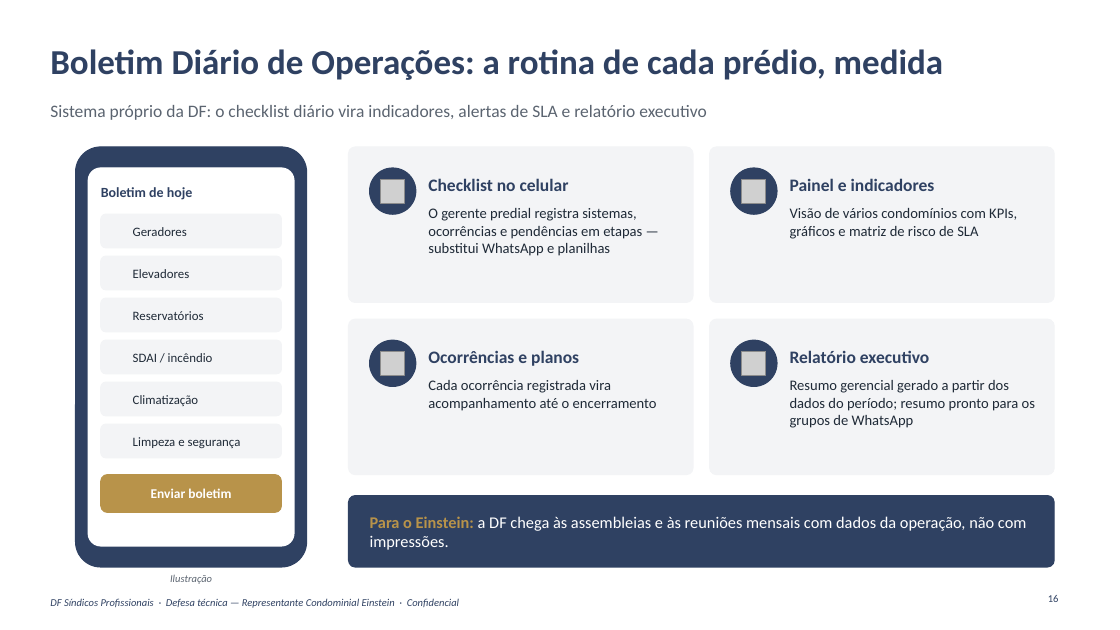
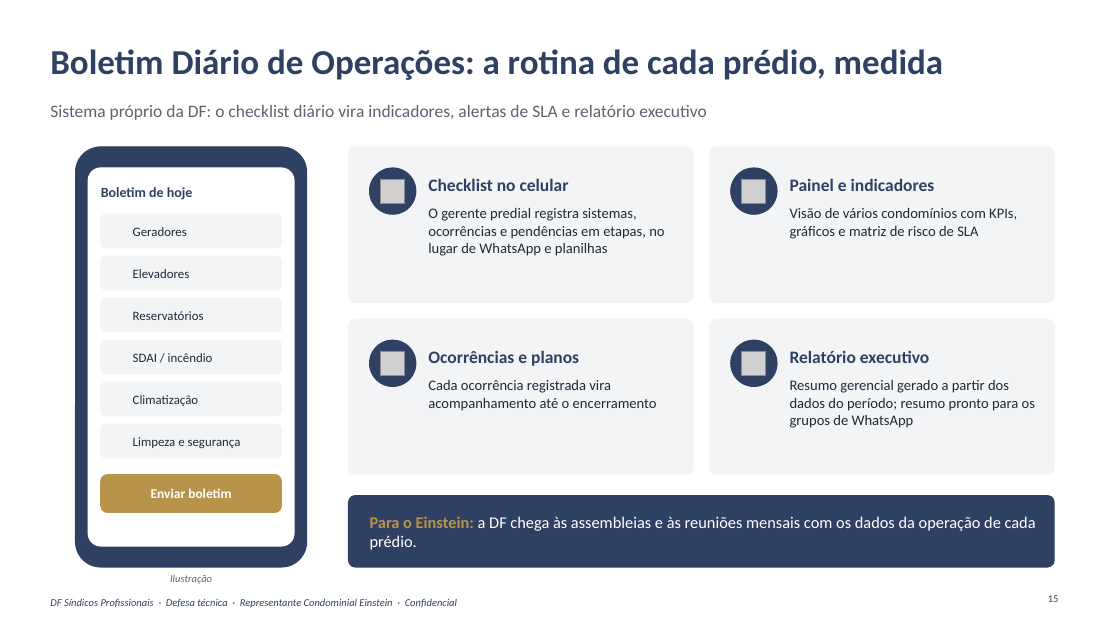
Before and after one commit to caiogavioli/Brainstorm, a slide deck: slide 15 of entregas/apresentacao-13-10/DF_Apresentacao_Einstein_13-10.pptx (slide 16 before the commit). Drawn at 1120x630 pixels with LibreOffice and Linux fonts; fonts in the diff are those of the drawing; grey boxes stand for pictures; background and template pictures are left out. Boxes give left, top, right and bottom in pixels: in the first picture for what was removed or moved away, otherwise in the second. Text is boxed around its words. In the diff, an @@ line names an element or a change of style, - is before the commit and + after.

```diff
--- a/entregas/apresentacao-13-10/DF_Apresentacao_Einstein_13-10.pptx
+++ b/entregas/apresentacao-13-10/DF_Apresentacao_Einstein_13-10.pptx
@@ text at [428, 208, 664, 256]: text changed @@
-O gerente predial registra sistemas, ocorrências e pendências em etapas — substitui WhatsApp e planilhas
+O gerente predial registra sistemas, ocorrências e pendências em etapas, no lugar de WhatsApp e planilhas
@@ text at [370, 516, 1036, 550]: text changed @@
-Para o Einstein: a DF chega às assembleias e às reuniões mensais com dados da operação, não com impressões.
+Para o Einstein: a DF chega às assembleias e às reuniões mensais com os dados da operação de cada prédio.
@@ text at [50, 598, 457, 608]: text changed @@
-DF Síndicos Profissionais · Defesa técnica — Representante Condominial Einstein · Confidencial
+DF Síndicos Profissionais · Defesa técnica · Representante Condominial Einstein · Confidencial
```
Also in this commit, not shown: 24 other slides changed, 11 other files.
